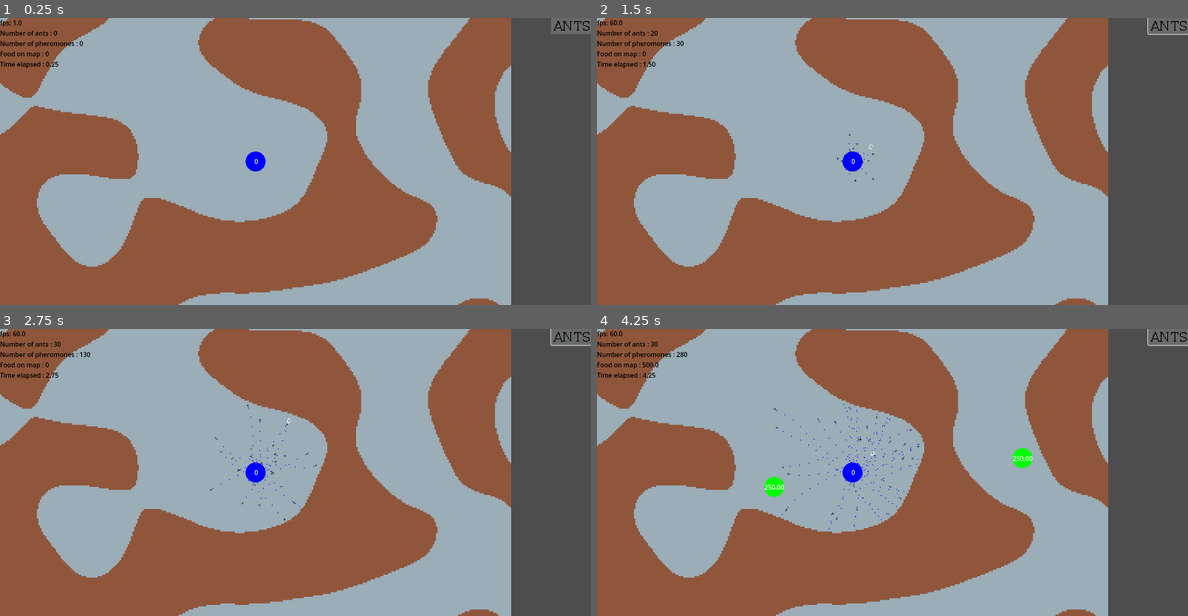
Above: before the commit, frames 1-4 (two rows, left to right).
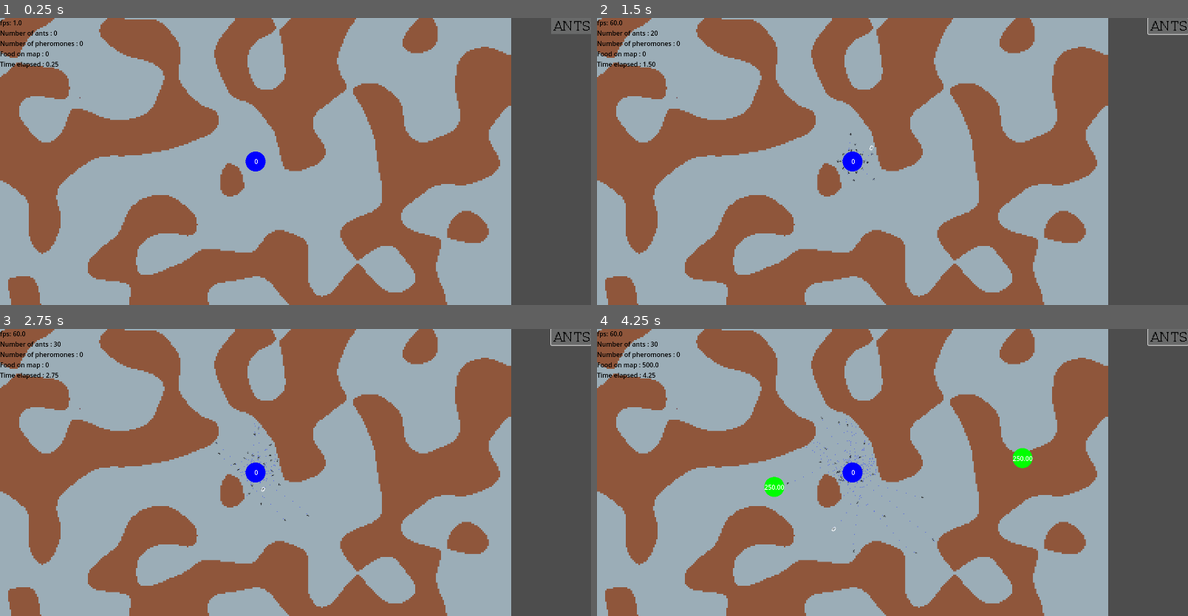
Above: after the commit, the same moments.

Repository: zPrisim/ArtificialAnts
Game: Godot game, scene res://scenes/simulation.tscn
The game is run twice, just before and just after one commit, with the same random seed, the same clock (stepped at 60 frames per second) and the same inputs.
Inputs (mouse positions are in pixels of both pictures, inside the frame that each line leads up to):
- Up to frame 1 (0.25 s): no input
- Up to frame 2 (1.5 s): click (1170, 26) at 0.5 s; click (1170, 26) at 1.25 s
- Up to frame 3 (2.75 s): click (573, 337) at 2 s
- Up to frame 4 (4.25 s): move the mouse to (1022, 458) at 2.77 s; click (1022, 458) at 2.92 s; move the mouse to (774, 486) at 3.52 s; click (774, 486) at 3.67 s

The runs differ from the first frame. In frame 1, 38% of the frame differs, in the area x 0-87%, y 0-100%; in frame 2, 38%; in frame 3, 38%; in frame 4, 38%.

Commit message:
Test performances avec Grille + CpuParticles2D

Diff:
--- a/project.godot
+++ b/project.godot
@@ -18,6 +18,7 @@
 [autoload]
 
 SimulationUi="*res://scenes/SimulationUi.tscn"
+Settings="*res://scripts/settings.gd"
 
 [display]
 
--- a/scenes/ant.tscn
+++ b/scenes/ant.tscn
@@ -14,7 +14,7 @@
 radius = 6.0
 
 [sub_resource type="CircleShape2D" id="CircleShape2D_1c1h0"]
-radius = 17.1172
+radius = 35.0571
 
 [node name="ant" type="CharacterBody2D"]
 light_mask = 0
@@ -75,7 +75,7 @@
 shape = SubResource("CircleShape2D_acg2n")
 
 [node name="antVision" type="Area2D" parent="."]
-collision_mask = 2
+collision_mask = 18
 script = ExtResource("5_hkm68")
 
 [node name="CollisionShape2D" type="CollisionShape2D" parent="antVision"]
--- a/scenes/pheromone.tscn
+++ b/scenes/pheromone.tscn
@@ -8,7 +8,7 @@
 
 [node name="pheromone" type="Area2D"]
 light_mask = 0
-collision_layer = 8
+collision_layer = 9
 collision_mask = 4
 monitoring = false
 script = ExtResource("1_qs1xe")
--- /dev/null
+++ b/scenes/pheromoneMap.tscn
@@ -0,0 +1,6 @@
+[gd_scene load_steps=2 format=3 uid="uid://daioi08rej4ux"]
+
+[ext_resource type="Script" uid="uid://dc7ac7mshmgu8" path="res://scripts/pheromone_map.gd" id="1_c4mim"]
+
+[node name="PheromoneMap" type="Node2D"]
+script = ExtResource("1_c4mim")
--- a/scripts/ant_movement.gd
+++ b/scripts/ant_movement.gd
@@ -1,21 +1,17 @@
 extends CharacterBody2D
 
 @onready var pheromone = preload("res://scenes/pheromone.tscn")
-
 @onready var rightSensor = $rightAntenna
 @onready var centreSensor = $centre
 @onready var leftSensor = $leftAntenna
-
 @onready var vision = $antVision
 @onready var frontObstacleRay = $frontRayCast2D
 
 @export var id: int
 
-enum types {HOME, FOOD}
-
 var maxSpeed = 80.0
-var steerStrength = 100.0 # force changement de direction : augmente grandement la vitesse aussi
-var wanderStrength = 0.1 # force de l'aléatoire
+var steerStrength = 100.0
+var wanderStrength = 0.1
 var desiredDirection: Vector2
 var desiredVelocity
 var desiredSteeringForce
@@ -27,155 +23,126 @@
 var pheromoneSpawnTimer: Timer
 var hasFood: bool
 var hadFood: bool
-var lastFood : Node2D
+var lastFood: Node2D
 
-const TIME_TO_UPDATE = 0.005
-var updateTimer : Timer
-
+const TIME_TO_UPDATE = 0.05
+var updateTimer: Timer
 var distMax = 1000
 
+var sensor_direction : Vector2 = Vector2.ZERO
 
 func _ready():
 	add_to_group("ant")
-
-	#updateTimer = Timer.new()
-
-	#updateTimer.connect("timeout", _on_timer_update)
-
 	hadFood = false
 	hasFood = false
+
 	pheromoneSpawnTimer = Timer.new()
+	pheromoneSpawnTimer.wait_time = pheromoneSpawnTimeDelay
+	pheromoneSpawnTimer.one_shot = false
+	pheromoneSpawnTimer.autostart = true
 	pheromoneSpawnTimer.connect("timeout", _onTimerPheromoneSpawnTime)
 	add_child(pheromoneSpawnTimer)
-	#add_child(updateTimer)
-	pheromoneSpawnTimer.start(pheromoneSpawnTimeDelay)
-	#updateTimer.start(TIME_TO_UPDATE)
+
+	updateTimer = Timer.new()
+	updateTimer.wait_time = TIME_TO_UPDATE
+	updateTimer.one_shot = false
+	updateTimer.autostart = true
+	updateTimer.connect("timeout", _on_timer_update)
+	add_child(updateTimer)
 
 func _onTimerPheromoneSpawnTime():
-	var p = pheromone.instantiate()
-	var distance
-	var normalized_distance
+	if hasFood:
+		get_parent().instMapPheromoneFood.addPheromones(position, Settings.types.FOOD)
+	else:
+		get_parent().instMapPheromoneHome.addPheromones(position, Settings.types.HOME)
 
-	if hasFood:
-		if lastFood != null:
-			distance = global_position.distance_to(lastFood.global_position)
-		else:
-			distance = 0
-		normalized_distance = distance / distMax
-		p.type = types.FOOD
-		p.value = p.foodValue * (1.0 - normalized_distance)
+func _on_timer_update():
+	if !hasFood:
+		sensor_direction = handlePheromoneSensors(Settings.types.FOOD)
 	else:
-		distance = global_position.distance_to(anthill.global_position)
-		normalized_distance = distance / distMax
-		p.type = types.HOME
-		p.value = p.homeValue * (1.0 - normalized_distance)
-	p.id = id
-	get_parent().pheromones.append(p)
-	get_parent().add_child(p)
-	p.global_position = global_position
+		sensor_direction = handlePheromoneSensors(Settings.types.HOME)
 
-func move(delta : float, t : types):
+func move(delta : float):
 	var randomAngle = randf() * TAU
 	var randomRadius = sqrt(randf())
 	var randomPoint = Vector2(randomRadius * cos(randomAngle), randomRadius * sin(randomAngle))
 
-	var avoidance =  Vector2(0,0)
-	if frontObstacleRay.is_colliding():
-		var normal = frontObstacleRay.get_collision_normal()
-		var rng = randf()
-		velocity = Vector2(0,0)
-		if rng < 0.5:
-			avoidance = normal.rotated(PI / 4)
-		else:
-			avoidance = normal.rotated(-PI / 4)
-
-
-	desiredDirection = (desiredDirection + avoidance + handlePheromoneSensors(t)+ (randomPoint * wanderStrength)).normalized()
-
+	desiredDirection =  (desiredDirection + sensor_direction + (randomPoint * wanderStrength)).normalized()
 	desiredVelocity = desiredDirection * maxSpeed
 	desiredSteeringForce = (desiredVelocity - velocity) * steerStrength
 	acceleration = desiredSteeringForce.limit_length(steerStrength)
 	velocity = (velocity + acceleration * delta).limit_length(maxSpeed)
 	rotation = atan2(velocity.y, velocity.x) + PI / 2
 
-
-
-func TurnAround() -> void: # A modifier, les fourmis se bloquent
+func turn() -> void:
 	velocity = -velocity * 0.5  # on ralenti la vitesse
 	desiredDirection = velocity
 
-
-func sumArray(a : Array, t):
+func sumArray(a : Array):
 	var sum = 0
 	for i in a.size():
-		if a[i].type ==t:
-			sum += a[i].value
+		sum += a[i].value
 	return sum
 
+func handlePheromoneSensors(t : Settings.types) -> Vector2:
+	var map
+	if t == Settings.types.FOOD:
+		map = get_parent().instMapPheromoneFood
+	else:
+		map = get_parent().instMapPheromoneHome
 
-func handlePheromoneSensors( t : types) -> Vector2:
-	var leftPheromones = leftSensor.sensor()
-	var centrePheromones = centreSensor.sensor()
-	var rightPheromones = rightSensor.sensor()
-	var allPheromones = leftPheromones + rightPheromones + centrePheromones
-
-
-	if t == types.FOOD:
+	var leftPheromones = map.getPheromones(leftSensor.global_position)
+	var centrePheromones = map.getPheromones(centreSensor.global_position)
+	var rightPheromones = map.getPheromones(rightSensor.global_position)
+	print(leftPheromones)
+	if t == Settings.types.FOOD:
 		set_collision_mask_value(2, true)
 		set_collision_mask_value(5, false)
-
 		var v = vision.sensor("foodRessource")
 		if v != null:
-			return (v.global_position  - global_position).normalized()
-		if lastFood != null:
-			return isNear(allPheromones, lastFood)
+			return (v.global_position - global_position).normalized()
 		hadFood = false
-
-	elif t == types.HOME:
+	elif t == Settings.types.HOME:
 		set_collision_mask_value(2, false)
 		set_collision_mask_value(5, true)
-
 		var v = vision.sensor("antHill")
 		if v != null:
-			return (v.global_position  - global_position).normalized()
-		return isNear(allPheromones, anthill)
+			return (v.global_position - global_position).normalized()
 
-	var sumLeft = sumArray(leftPheromones, t)
-	var sumCentre = sumArray(centrePheromones, t)
-	var sumRight = sumArray(rightPheromones, t)
-	if sumCentre > max(sumLeft,sumRight):
+	var sumLeft = sumArray(leftPheromones)
+	var sumCentre = sumArray(centrePheromones)
+	var sumRight = sumArray(rightPheromones)
+
+	if sumCentre > max(sumLeft, sumRight):
 		return (centreSensor.global_position - global_position).normalized()
 	elif sumLeft > sumRight:
 		return (leftSensor.global_position - global_position).normalized()
 	elif sumRight > sumLeft:
 		return (rightSensor.global_position - global_position).normalized()
-	return Vector2(0,0)
+	return Vector2.ZERO
 
 func handleFood(f):
-	f.foodValue -= f.foodRatio/10
-	if f.foodValue <1:
+	f.foodValue -= f.foodRatio / 10
+	if f.foodValue < 1:
 		f.queue_free()
 	hasFood = true
-
 
 func isNear(pA : Array, n : Node2D) -> Vector2:
 	var minDist = 5000
 	var minVec = Vector2.ZERO
 	var dist
 	for p in pA:
-		dist = p.global_position.distance_to(n.global_position)
+		dist = p.pos.distance_to(n.global_position)
 		if dist < minDist:
 			minDist = dist
-			minVec = p.global_position
+			minVec = p.pos
 	if minVec != Vector2.ZERO:
 		return (minVec - global_position).normalized()
 	return Vector2.ZERO
 
 func _physics_process(delta: float) -> void:
-	if !hasFood:
-		move(delta, types.FOOD)
-	else:
-		move(delta, types.HOME)
+	move(delta)
+
 
 	var result = move_and_slide()
 	if result:
@@ -188,15 +155,9 @@
 		elif collider.is_in_group("antHill") and hasFood:
 			hasFood = false
 			collider.foodNumber += 1
-		TurnAround()
+		turn()
 	queue_redraw()
-
 
 func _draw() -> void:
 	if hasFood:
-		draw_circle(Vector2(0,-5),2.5,Color.GREEN,10)
-"""
-	draw_circle(rightSensor.position,$CollisionShape2D.shape.radius,Color.VIOLET,0)
-	draw_circle(centreSensor.position,$CollisionShape2D.shape.radius,Color.VIOLET,0)
-	draw_circle(leftSensor.position,$CollisionShape2D.shape.radius,Color.VIOLET,0)
-"""
+		draw_circle(Vector2(0, -5), 2.5, Color.GREEN, 10)
--- a/scripts/map.gd
+++ b/scripts/map.gd
@@ -5,7 +5,7 @@
 func _ready() -> void:
 	randomize()
 	fnl.seed = randi()
-	fnl.frequency = 0.01
+	fnl.frequency = 0.02
 	fnl.noise_type =FastNoiseLite.TYPE_SIMPLEX_SMOOTH
 	fnl.fractal_type = FastNoiseLite.FRACTAL_FBM
 	fnl.fractal_octaves = 1
--- /dev/null
+++ b/scripts/pheromone_map.gd
@@ -0,0 +1,109 @@
+extends Node2D
+class_name PheromoneMap
+
+@onready var tex = load("res://assets/images/pheromone.png")
+@onready var cleanup_timer = Timer.new()
+
+var sizeX : int
+var sizeY : int
+var lifeTime : float = 10.0
+var pheromoneSize : float
+var baseOpacity : float = 1.0
+var cells : Array[Cell]
+var perceptionRadius = 6.0
+
+var halfSize
+var perceptionRadiusReciprocal
+
+func _ready() -> void:
+	sizeX = ceil(1280 / perceptionRadius)
+	sizeY = ceil(720 / perceptionRadius)
+	cells = []
+	cells.resize(sizeX * sizeY)
+	halfSize = Vector2 (sizeX * perceptionRadius, sizeY * perceptionRadius) * 0.5
+	perceptionRadiusReciprocal = 1/ perceptionRadius
+	for i in range(cells.size()):
+		cells[i] = Cell.new()
+
+	cleanup_timer.one_shot = false  # Make it repeat
+	cleanup_timer.connect("timeout",_on_cleanup_timer_timeout)
+	add_child(cleanup_timer)
+	cleanup_timer.start(1.0)
+
+	addPheromones(Vector2(200,200), Settings.types.FOOD)
+
+func _on_cleanup_timer_timeout() -> void:
+	var now = Time.get_ticks_msec() / 1000.0
+	for cell in cells:
+		cell.cleanup_pheromones(now)
+
+func initParticle(pos : Vector2, t : Settings.types) -> CPUParticles2D:
+	var pa = CPUParticles2D.new()
+	pa.texture = tex
+
+	pa.amount = 1
+	pa.lifetime = lifeTime
+	pa.one_shot = true
+	pa.emitting = true
+
+	pa.amount = 1
+	pa.gravity = Vector2(0,0)
+	if t == Settings.types.FOOD:
+		pa.color = Color(1, 0, 0, 1)
+	pa.position = pos
+	add_child(pa)
+	return pa
+
+func addPheromones(pos : Vector2, t : Settings.types):
+	var cellCoord = posToCell(pos)
+	var p = Pheromone.new()
+	p.pos = pos
+	p.value = 10.0
+	p.creationTime = Time.get_ticks_msec() / 1000.0
+	p.particle = initParticle(p.pos, t)
+	cells[cellCoord.x + cellCoord.y * sizeX].pheromones.append(p)
+
+func getPheromones(sensorCentre : Vector2) -> Array[Pheromone]:
+	var cellCoord = posToCell(sensorCentre)
+	var res: Array[Pheromone] = []
+	var perceptionRadiusSquared = perceptionRadius * perceptionRadius
+	for x in range(-1, 2):
+		for y in range(-1, 2):
+			var cellX = cellCoord.x + x
+			var cellY = cellCoord.y + y
+			if cellX >= 0 and cellX < sizeX and cellY >= 0 and cellY < sizeY:
+				var cell = cells[cellX + cellY * sizeX]
+				for phero in cell.pheromones:
+					if (phero.pos - sensorCentre).length_squared() < perceptionRadiusSquared:
+						res.append(phero)
+	return res
+
+
+func posToCell(pos : Vector2) -> Vector2i:
+	var x = int((pos.x + halfSize.x) * perceptionRadiusReciprocal)
+	var y = int((pos.y + halfSize.y) * perceptionRadiusReciprocal)
+	return Vector2i(clamp(x, 0, sizeX - 1), clamp(y, 0, sizeY - 1))
+
+# --- Classes internes propres ---
+
+class Cell:
+	var pheromones : Array[Pheromone]
+	func _init():
+		pheromones = []
+
+	func cleanup_pheromones(now: float):
+		for i in range(pheromones.size() - 1, -1, -1):
+			if now - pheromones[i].creationTime > 10.0:  # 10 secondes de durée
+				pheromones[i].particle.queue_free()
+				pheromones.remove_at(i)
+
+class Pheromone:
+	var pos : Vector2
+	var value : float
+	var particle : CPUParticles2D
+	var creationTime : float
+	func _init():
+		pos = Vector2(0, 0)
+		value = -1.0
+		particle = null
+		creationTime = 0.0
--- /dev/null
+++ b/scripts/settings.gd
@@ -0,0 +1,3 @@
+extends Node
+
+enum types {HOME, FOOD}
--- a/scripts/simulation.gd
+++ b/scripts/simulation.gd
@@ -3,16 +3,19 @@
 @onready var ant = preload("res://scenes/ant.tscn")
 @onready var food = preload("res://scenes/food.tscn")
 @onready var pheromone = preload("res://scenes/pheromone.tscn")
+@onready var pheromoneMap = preload("res://scenes/pheromoneMap.tscn")
+
 @onready var map = preload("res://scenes/map.tscn")
 @onready var antHill = $antHill
 
-enum types {HOME, FOOD}
 
 var antHillPos = Vector2(640,360)
 
 var ants : Array
 var foods : Array
 var pheromones : Array
+var instMapPheromoneHome
+var instMapPheromoneFood
 
 var antNumber : int = 200
 
@@ -26,6 +29,12 @@
 	var instMap = map.instantiate()
 	add_child(instMap)
 	antHill.position =antHillPos
+
+	instMapPheromoneHome = pheromoneMap.instantiate()
+	add_child(instMapPheromoneHome)
+
+	instMapPheromoneFood = pheromoneMap.instantiate()
+	add_child(instMapPheromoneFood)
 
 	#spawn_food_source(Vector2(500,500), 25)
 	#spawn_food_source(Vector2(50,50), 25)
Not shown, added: scripts/pheromone_map.gd.uid
Not shown, added: scripts/settings.gd.uid
